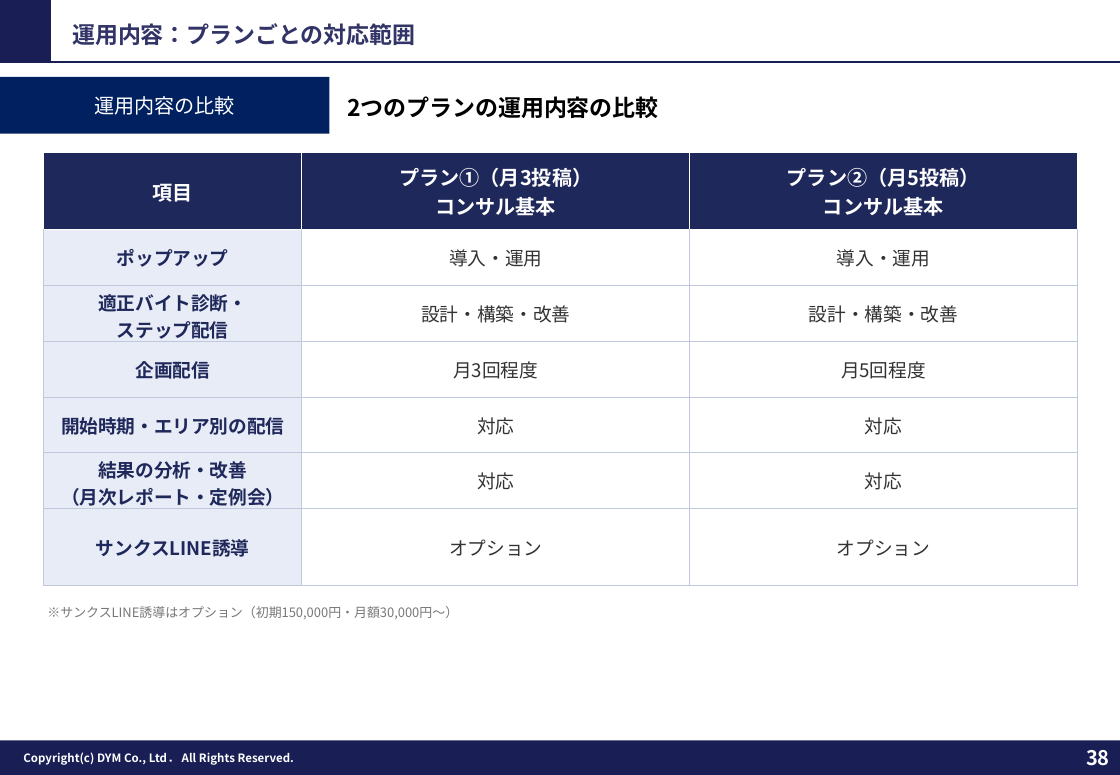
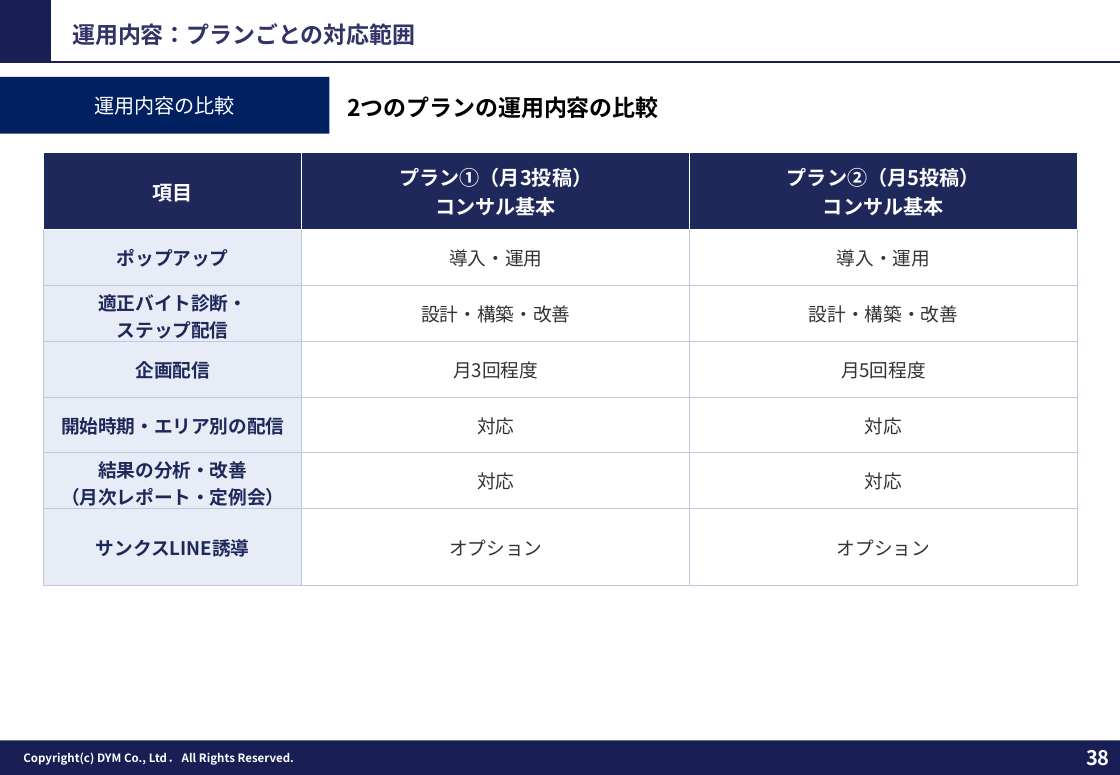
Before and after one commit to tonomura-r-dev/folder, a slide deck: slide 38 of 202610_株式会社ワクトリ御中_LINE公式アカウント運用のご提案_v8.pptx. Drawn at 1120x775 pixels with LibreOffice and Linux fonts; fonts in the diff are those of the drawing; background and template pictures are left out. Boxes give left, top, right and bottom in pixels: in the first picture for what was removed or moved away, otherwise in the second. Text is boxed around its words. In the diff, an @@ line names an element or a change of style, - is before the commit and + after.

```diff
--- a/202610_株式会社ワクトリ御中_LINE公式アカウント運用のご提案_v8.pptx
+++ b/202610_株式会社ワクトリ御中_LINE公式アカウント運用のご提案_v8.pptx
@@ text removed at (47,606,458,619) @@
-※サンクスLINE誘導はオプション（初期150,000円・月額30,000円〜）
```
Also in this commit, not shown: 2 other slides changed, 2 other files.
